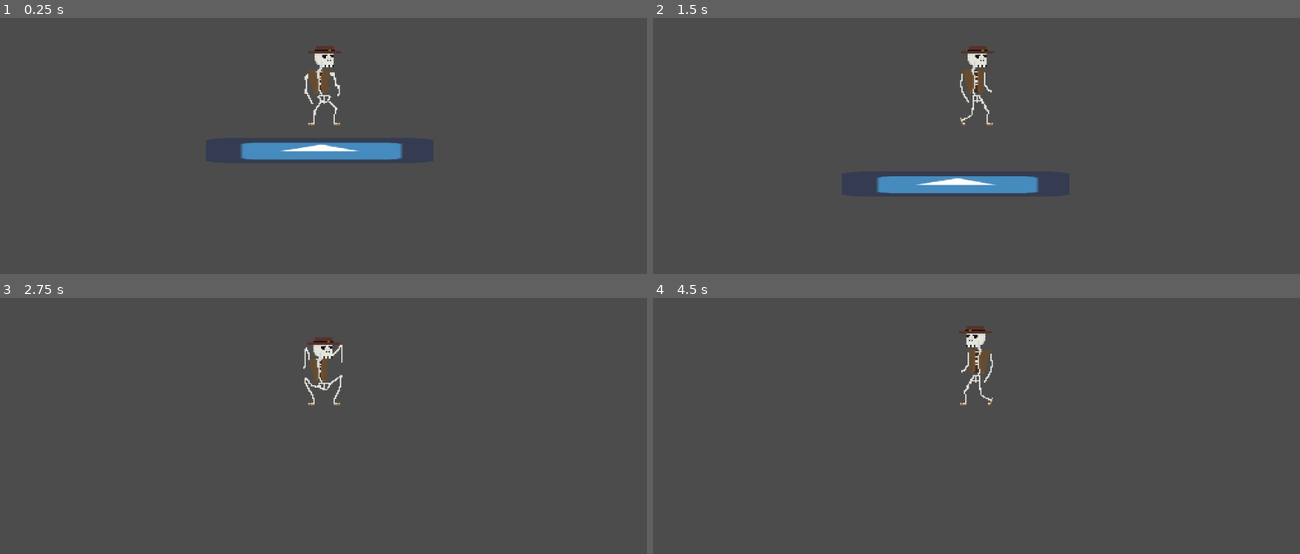
Above: before the commit, frames 1-4 (two rows, left to right).
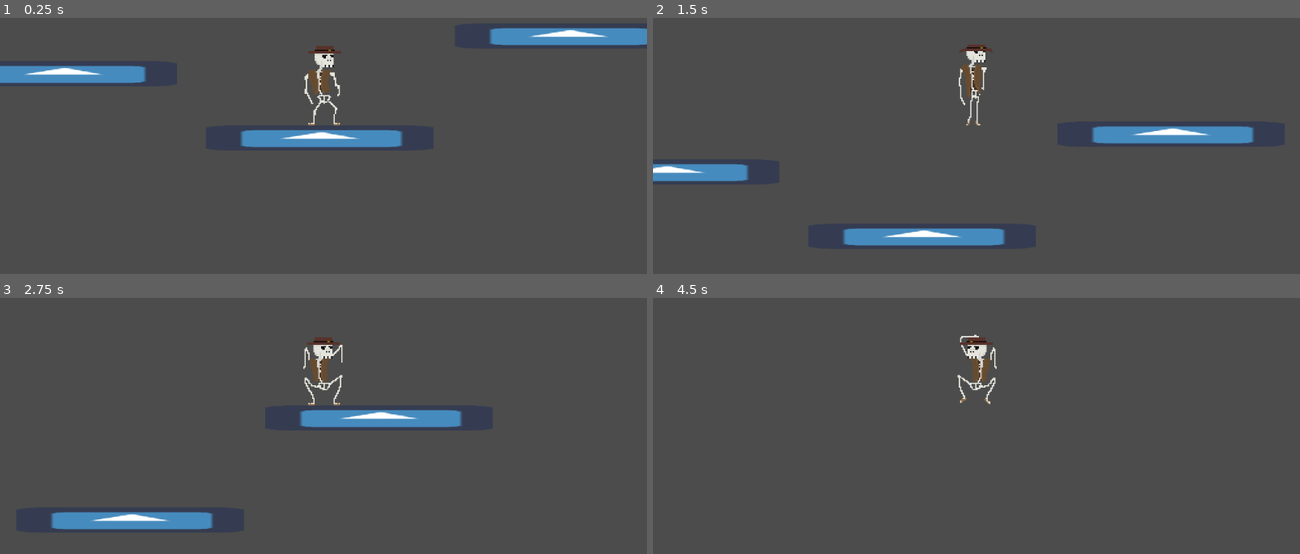
Above: after the commit, the same moments.

Repository: isterkvarn/MinnesotaBones
Game: Godot game, scene res://main.tscn
Two runs of this game, one before a commit and one after it. Both use one fixed random seed, a clock stepped at 60 frames per second and the inputs below. The engine's default icon, where the game draws it, is replaced by a stand-in: a white triangle on a blue panel in a dark square.
Inputs:
- Up to frame 1 (0.25 s): no input
- Up to frame 2 (1.5 s): tap Enter at 0.5 s; hold W (jump) 0.53-1.28 s; hold D (move_right) from 0.53 s (still down); tap Space at 1.25 s; tap W (jump) at 1.35 s
- Up to frame 3 (2.75 s): tap W (jump) at 1.52, 1.82 s; release D (move_right) at 2.03 s; hold A (move_left) from 2.03 s (still down); hold W (jump) from 2.03 s (still down)
- Up to frame 4 (4.5 s): tap Enter at 2.75 s; release A (move_left) at 2.78 s; release W (jump) at 2.78 s; hold D (move_right) 2.78-4.28 s; tap W (jump) at 2.85, 3.02, 3.32, 4.35 s; hold W (jump) 3.53-4.28 s; tap Space at 4.25 s; hold A (move_left) from 4.28 s (still down)

The runs differ from the first frame. In frame 1, 5.9% of the frame differs, in the area x 0-100%, y 3-56%; in frame 2, 6.7%, in the area x 0-93%, y 10-89%; in frame 3, 3.4%; in frame 4, 0.9%.

Commit message:
finished player movement and animations

Diff:
--- a/main.tscn
+++ b/main.tscn
@@ -8,7 +8,7 @@
 
 [node name="Node2D" type="Node2D"]
 
-[node name="Node2D" parent="." instance=ExtResource( 1 )]
+[node name="Player" parent="." instance=ExtResource( 1 )]
 
 [node name="StaticBody2D" type="StaticBody2D" parent="."]
 position = Vector2( 3, 31 )
@@ -21,3 +21,27 @@
 position = Vector2( -6, 21 )
 scale = Vector2( 2.8125, 0.3125 )
 texture = ExtResource( 2 )
+
+[node name="StaticBody2D2" type="StaticBody2D" parent="."]
+position = Vector2( -200, -20 )
+
+[node name="CollisionShape2D" type="CollisionShape2D" parent="StaticBody2D2"]
+position = Vector2( -6.5, 21 )
+shape = SubResource( 1 )
+
+[node name="Sprite" type="Sprite" parent="StaticBody2D2"]
+position = Vector2( -6, 21 )
+scale = Vector2( 2.8125, 0.3125 )
+texture = ExtResource( 2 )
+
+[node name="StaticBody2D3" type="StaticBody2D" parent="."]
+position = Vector2( 200, -50 )
+
+[node name="CollisionShape2D" type="CollisionShape2D" parent="StaticBody2D3"]
+position = Vector2( -6.5, 21 )
+shape = SubResource( 1 )
+
+[node name="Sprite" type="Sprite" parent="StaticBody2D3"]
+position = Vector2( -6, 21 )
+scale = Vector2( 2.8125, 0.3125 )
+texture = ExtResource( 2 )
--- a/player.gd
+++ b/player.gd
@@ -1,7 +1,8 @@
 extends KinematicBody2D
 
-const move_speed = 100
-const jump_force = 100
+const move_speed = 200
+const jump_force = 500
+const gravity = 20
 var vel = Vector2(0, 0)
 
 onready var sprite = $AnimatedSprite
@@ -23,23 +24,30 @@
 	if Input.is_action_pressed("move_right"):
 		vel.x = move_speed
 
-	# Play walk animation of moving, otherwise idel
-	if vel.length() > 0:
-		sprite.play("walk")
-		sprite.playing = true
+	# play right animationdepending on movement
+	if is_on_floor():
+		if vel.length() > 0.5:
+			sprite.play("walk")
+		else:
+			sprite.play("idel")
+			sprite.frame = 0
+		# No gravity if on ground
+		vel.y = 0
 	else:
-		sprite.play("idel")
-		sprite.playing = false
-		sprite.frame = 0
+		# gravity and jump anmi if in air
+		vel.y += gravity
+		sprite.play("jump")
 
 	# Squat and stop player while holding jump
-	if Input.is_action_pressed("jump"):
+	if Input.is_action_pressed("jump") and is_on_floor():
 		vel.x = 0
 		sprite.play("squat")
 
-	if Input.is_action_just_released("jump"):
+	# Jump when button is released
+	if Input.is_action_just_released("jump") and is_on_floor():
 		vel.y -= jump_force
 
+	# Flip sprite in right direction
 	if vel.x > 0:
 		sprite.flip_h = false
 	elif vel.x < 0:
--- a/player.tscn
+++ b/player.tscn
@@ -26,9 +26,9 @@
 "name": "idel",
 "speed": 5.0
 }, {
-"frames": [ ExtResource( 6 ), ExtResource( 10 ), ExtResource( 11 ), ExtResource( 12 ), ExtResource( 7 ), ExtResource( 13 ), ExtResource( 8 ) ],
-"loop": true,
-"name": "walk",
+"frames": [ ExtResource( 5 ), ExtResource( 2 ), ExtResource( 1 ), ExtResource( 4 ) ],
+"loop": false,
+"name": "jump",
 "speed": 8.0
 }, {
 "frames": [ ExtResource( 3 ) ],
@@ -36,9 +36,9 @@
 "name": "squat",
 "speed": 5.0
 }, {
-"frames": [ ExtResource( 5 ), ExtResource( 2 ), ExtResource( 1 ), ExtResource( 4 ) ],
+"frames": [ ExtResource( 6 ), ExtResource( 10 ), ExtResource( 11 ), ExtResource( 12 ), ExtResource( 7 ), ExtResource( 13 ), ExtResource( 8 ) ],
 "loop": true,
-"name": "jump",
+"name": "walk",
 "speed": 8.0
 } ]
 
@@ -54,4 +54,5 @@
 
 [node name="AnimatedSprite" type="AnimatedSprite" parent="."]
 frames = SubResource( 2 )
-animation = "walk"
+animation = "jump"
+frame = 3
